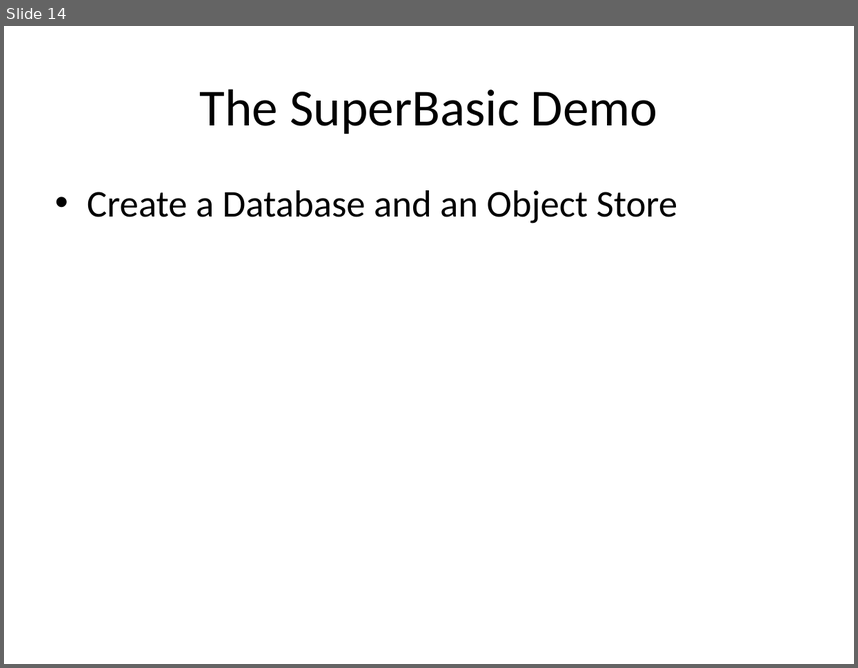
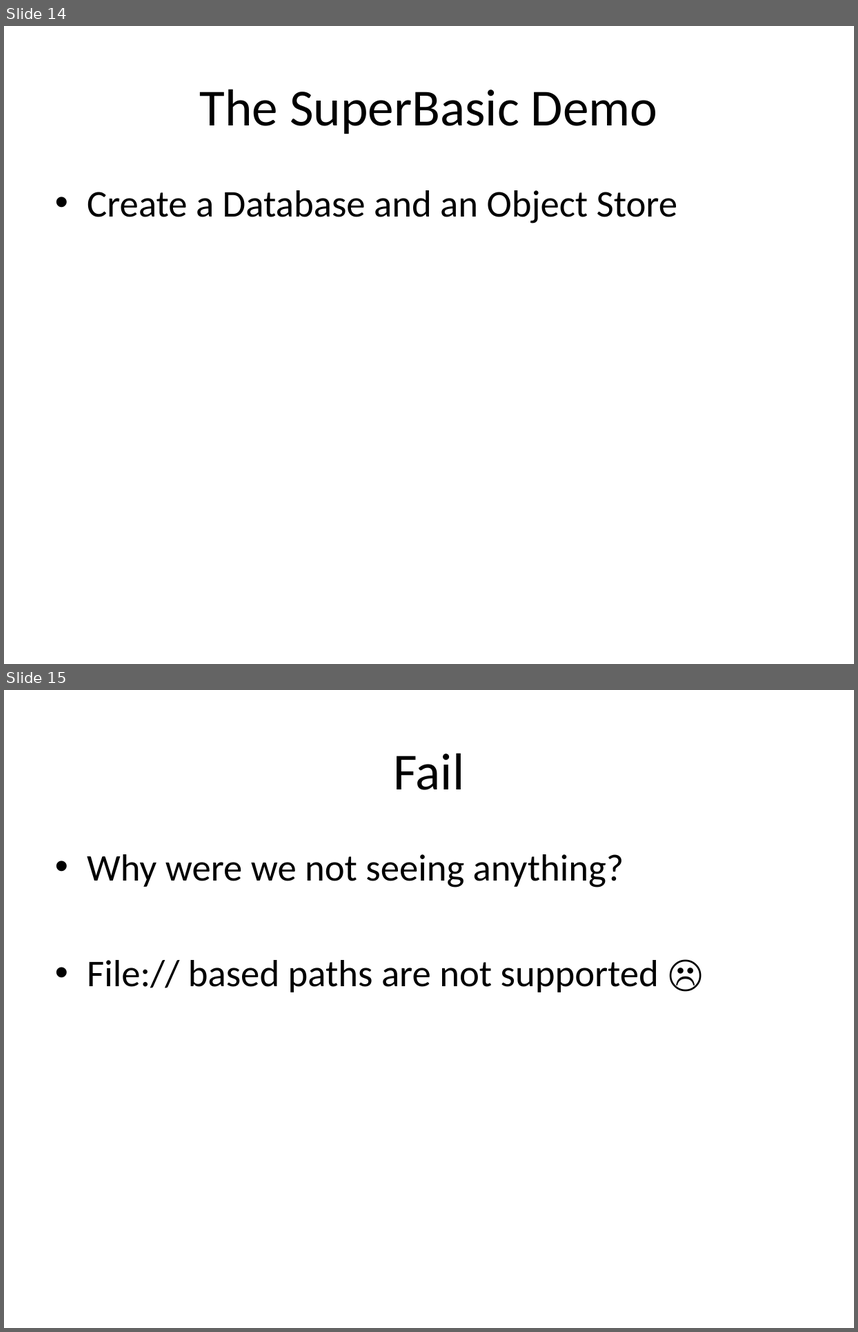
Before and after one commit to chadmichel/IndexedDB_And_Random_Presentation, a slide deck: IndexedDB_And_Random.pptx. Shown one above the other, each under a label of ours: slide 14 before the commit, slides 14 and 15 after it. The pictures are 858x668 and 858x1332 pixels, drawn with LibreOffice and Linux fonts; fonts in the diff are those of the drawing. Boxes give left, top, right and bottom in pixels: in the first picture for what was removed or moved away, otherwise in the second. Text is boxed around its words. In the diff, an @@ line names an element or a change of style, - is before the commit and + after.

```diff
--- a/IndexedDB_And_Random.pptx
+++ b/IndexedDB_And_Random.pptx
@@ slide 15 added at (4, 690, 854, 1328), background #FFFFFF @@
@@ title added at (393, 753, 464, 790), 44 pt, text #000000 @@
+Fail
@@ text added at (87, 854, 659, 992), 32 pt, text #000000 @@
+• Why were we not seeing anything?
+• File:// based paths are not supported ☹
```
Also in this commit, not shown: 3 other slides added, 18 other files.
